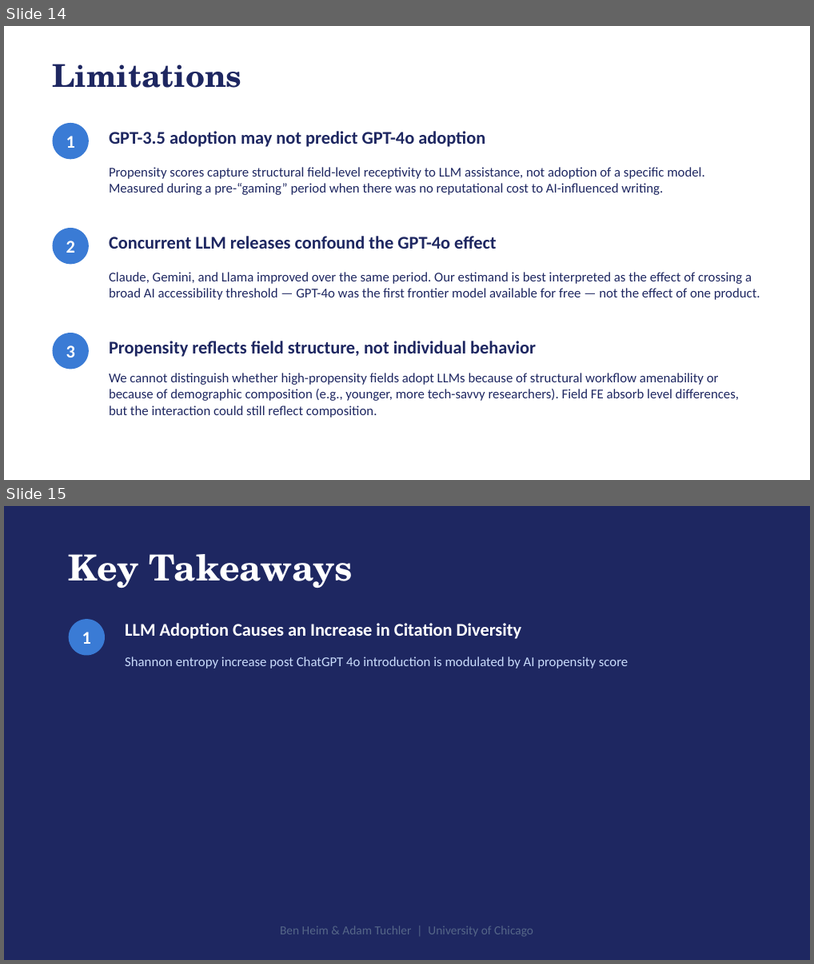
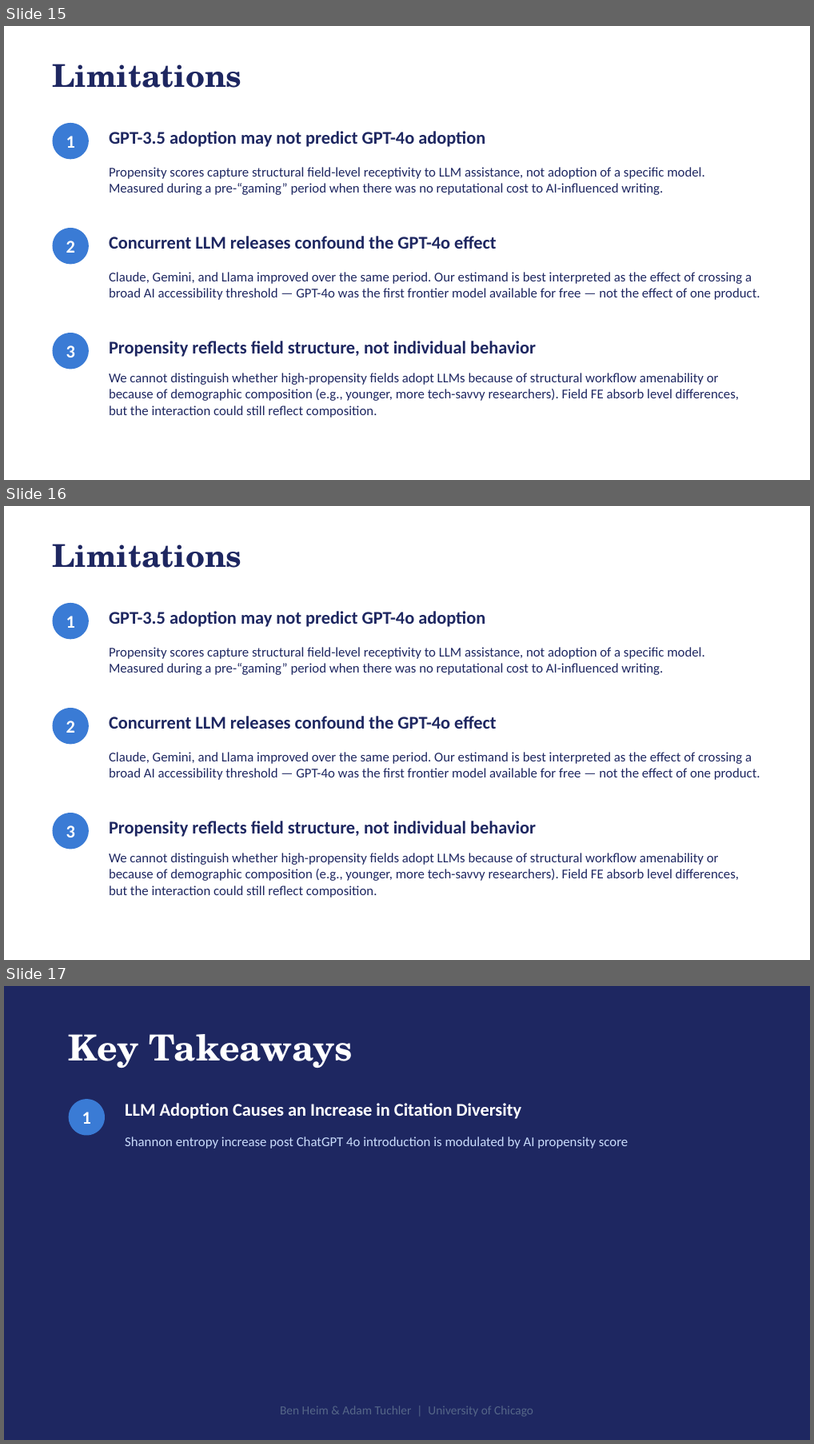
Before and after one commit to bheim/aig_final_project, a slide deck: presentation.pptx. Shown one above the other, each under a label of ours: slides 14 and 15 before the commit, slides 15, 16 and 17 after it. The pictures are 814x964 and 814x1444 pixels, drawn with LibreOffice and Linux fonts; fonts in the diff are those of the drawing. Boxes give left, top, right and bottom in pixels: in the first picture for what was removed or moved away, otherwise in the second. Text is boxed around its words. In the diff, an @@ line names an element or a change of style, - is before the commit and + after.

```diff
--- a/presentation.pptx
+++ b/presentation.pptx
@@ slide 16 added at [4, 506, 810, 960], background #FFFFFF @@
@@ text added at [52, 544, 242, 568], 28 pt, text #1E2761, bold @@
+Limitations
@@ ellipse added at [52, 603, 89, 639], fill #3A7BD5 @@
@@ text added at [66, 616, 75, 628], 16 pt, text #FFFFFF, bold @@
+1
@@ text added at [109, 611, 486, 627], 16 pt, text #1E2761, bold @@
+GPT-3.5 adoption may not predict GPT-4o adoption
@@ text added at [109, 647, 705, 675], 12 pt, text #1E2761 @@
+Propensity scores capture structural field-level receptivity to LLM assistance, not adoption of a specific model. Measured during a pre-“gaming” period when there was no reputational cost to AI-influenced writing.
@@ ellipse added at [52, 708, 89, 744], fill #3A7BD5 @@
@@ text added at [66, 720, 75, 732], 16 pt, text #FFFFFF, bold @@
+2
@@ text added at [109, 716, 496, 728], 16 pt, text #1E2761, bold @@
+Concurrent LLM releases confound the GPT-4o effect
@@ text added at [109, 752, 761, 780], 12 pt, text #1E2761 @@
+Claude, Gemini, and Llama improved over the same period. Our estimand is best interpreted as the effect of crossing a broad AI accessibility threshold — GPT-4o was the first frontier model available for free — not the effect of one product.
@@ ellipse added at [52, 812, 89, 848], fill #3A7BD5 @@
@@ text added at [66, 825, 75, 837], 16 pt, text #FFFFFF, bold @@
+3
@@ text added at [109, 820, 536, 836], 16 pt, text #1E2761, bold @@
+Propensity reflects field structure, not individual behavior
@@ text added at [109, 852, 739, 897], 12 pt, text #1E2761 @@
+We cannot distinguish whether high-propensity fields adopt LLMs because of structural workflow amenability or because of demographic composition (e.g., younger, more tech-savvy researchers). Field FE absorb level differences, but the interaction could still reflect composition.
@@ what was slide 14 is now slide 15 @@
@@ what was slide 15 is now slide 17 @@
```
Also in this commit, not shown: 4 slides changed, 2 other slides added.
